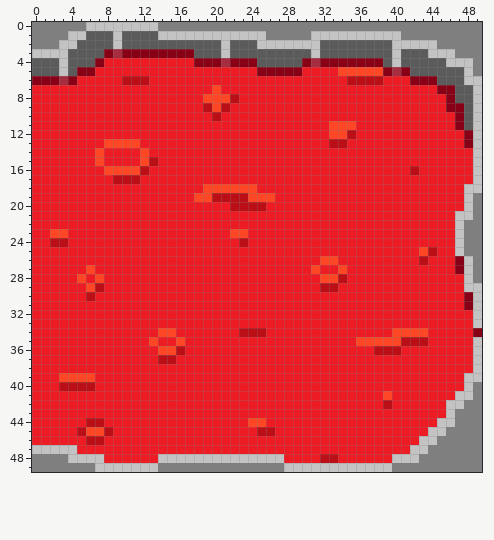
Two states of a pixel-art sprite, images/l0001.png. The picture above is the old version.
The file is 50x50 pixels.
After the commit:
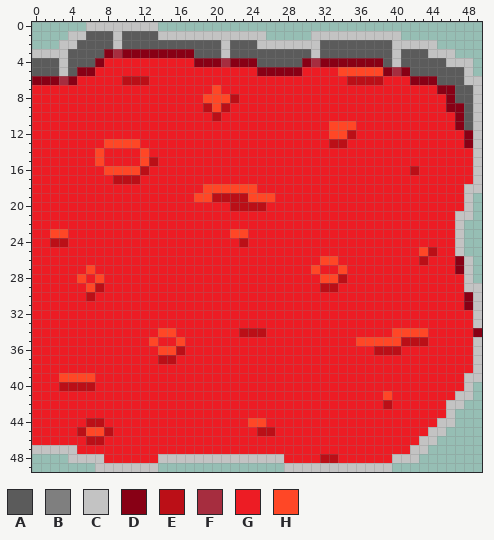
Palette (. is transparent): A #5b5b5b  B #7f7f7f  C #c3c3c3  D #880015  E #bb0f17  F #a62d3f  G #ed1c24  H #ff4726
Diff:
@@ x 0..49 @@
- 0 BBBBBBCCCCCCCCBBBBBBBBBBBBBBBBBBBBBBBBBBBBBBBBBBBB
- 1 BBBBCCAAACAAAACCCCCCCCCCCCBBBBBCCCCCCCCCCBBBBBBBBB
- 2 BBBCCAAAACAAAAAAAAAAACAAACCCCCCCAAAAAAAACCCCCBBBBB
- 3 CCCCAAAADFDDDDDDDDAAACAAAAAAAAACAAAAAAAACAAACCCBBB
- 4 AAACAAADGGGGGGGGGGDDDFDDDAAAAADFDDDDDDDACAAAAACCCB
- 5 AAACADDGGGGGGGGGGGGGGGGGGDDDDDGGGGHHHHHDFDAAAAAACB
+ 0 ......CCCCCCCC....................................
+ 1 ....CCAAACAAAACCCCCCCCCCCC.....CCCCCCCCCC.........
+ 2 ...CCAAAACAAAAAAAAAAACAAACCCCCCCAAAAAAAACCCCC.....
+ 3 CCCCAAAADFDDDDDDDDAAACAAAAAAAAACAAAAAAAACAAACCC...
+ 4 AAACAAADGGGGGGGGGGDDDFDDDAAAAADFDDDDDDDACAAAAACCC.
+ 5 AAACADDGGGGGGGGGGGGGGGGGGDDDDDGGGGHHHHHDFDAAAAAAC.
  6 DDDFDGGGGGEEEGGGGGGGGGGGGGGGGGGGGGGEEEEGGGDDDAAACC
@@ x 46..49 @@
 18 GGCC
-19 GGCB
-20 GGCB
-21 GCCB
-22 GCBB
-23 GCBB
-24 GCBB
-25 GCBB
-26 GDCB
-27 GDCB
-28 GGCB
+19 GGC.
+20 GGC.
+21 GCC.
+22 GC..
+23 GC..
+24 GC..
+25 GC..
+26 GDC.
+27 GDC.
+28 GGC.
 29 GGCC
@@ x 0..49 @@
 39 GGGHHHHGGGGGGGGGGGGGGGGGGGGGGGGGGGGGGGGGGGGGGGGGCC
-40 GGGEEEEGGGGGGGGGGGGGGGGGGGGGGGGGGGGGGGGGGGGGGGGGCB
-41 GGGGGGGGGGGGGGGGGGGGGGGGGGGGGGGGGGGGGGGHGGGGGGGCCB
-42 GGGGGGGGGGGGGGGGGGGGGGGGGGGGGGGGGGGGGGGEGGGGGGCCBB
-43 GGGGGGGGGGGGGGGGGGGGGGGGGGGGGGGGGGGGGGGGGGGGGGCBBB
-44 GGGGGGEEGGGGGGGGGGGGGGGGHHGGGGGGGGGGGGGGGGGGGCCBBB
-45 GGGGGEHHEGGGGGGGGGGGGGGGGEEGGGGGGGGGGGGGGGGGCCBBBB
-46 GGGGGGEEGGGGGGGGGGGGGGGGGGGGGGGGGGGGGGGGGGGCCBBBBB
-47 CCCCCGGGGGGGGGGGGGGGGGGGGGGGGGGGGGGGGGGGGGCCBBBBBB
-48 BBBBCCCCGGGGGGCCCCCCCCCCCCCCGGGGEEGGGGGGCCCBBBBBBB
-49 BBBBBBBCCCCCCCBBBBBBBBBBBBBBCCCCCCCCCCCCBBBBBBBBBB
+40 GGGEEEEGGGGGGGGGGGGGGGGGGGGGGGGGGGGGGGGGGGGGGGGGC.
+41 GGGGGGGGGGGGGGGGGGGGGGGGGGGGGGGGGGGGGGGHGGGGGGGCC.
+42 GGGGGGGGGGGGGGGGGGGGGGGGGGGGGGGGGGGGGGGEGGGGGGCC..
+43 GGGGGGGGGGGGGGGGGGGGGGGGGGGGGGGGGGGGGGGGGGGGGGC...
+44 GGGGGGEEGGGGGGGGGGGGGGGGHHGGGGGGGGGGGGGGGGGGGCC...
+45 GGGGGEHHEGGGGGGGGGGGGGGGGEEGGGGGGGGGGGGGGGGGCC....
+46 GGGGGGEEGGGGGGGGGGGGGGGGGGGGGGGGGGGGGGGGGGGCC.....
+47 CCCCCGGGGGGGGGGGGGGGGGGGGGGGGGGGGGGGGGGGGGCC......
+48 ....CCCCGGGGGGCCCCCCCCCCCCCCGGGGEEGGGGGGCCC.......
+49 .......CCCCCCC..............CCCCCCCCCCCC..........
Changed places in both pictures, as pixel boxes (x1, y1, x2, y2):
erased: (32, 22, 86, 49)
erased: (158, 22, 482, 76)
erased: (464, 193, 482, 283)
erased: (392, 382, 482, 472)
erased: (32, 454, 95, 472)
erased: (158, 463, 284, 472)
